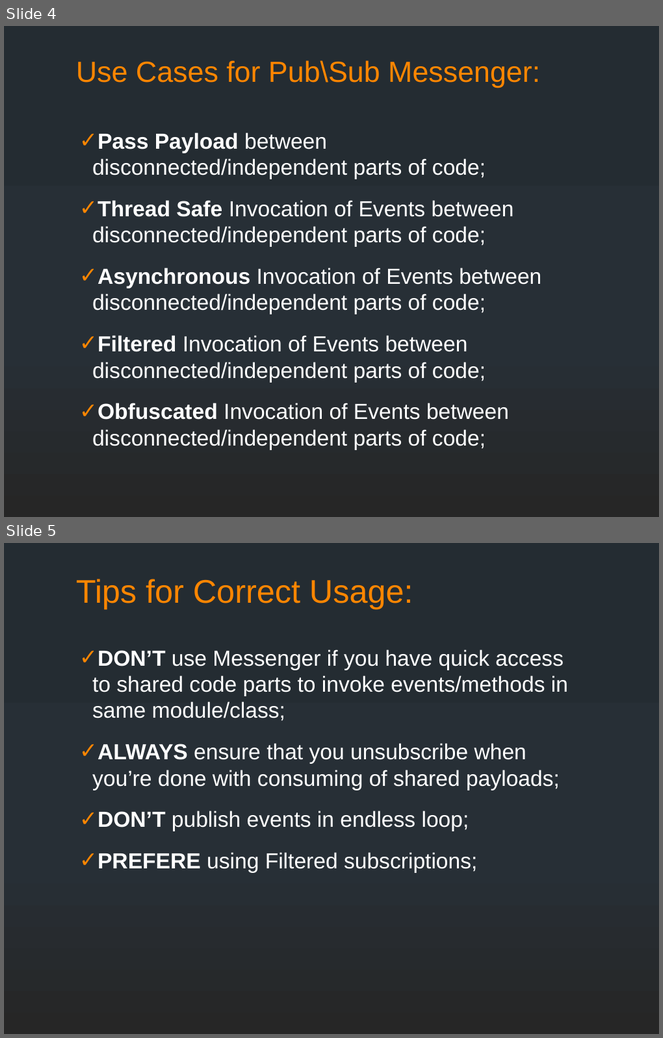
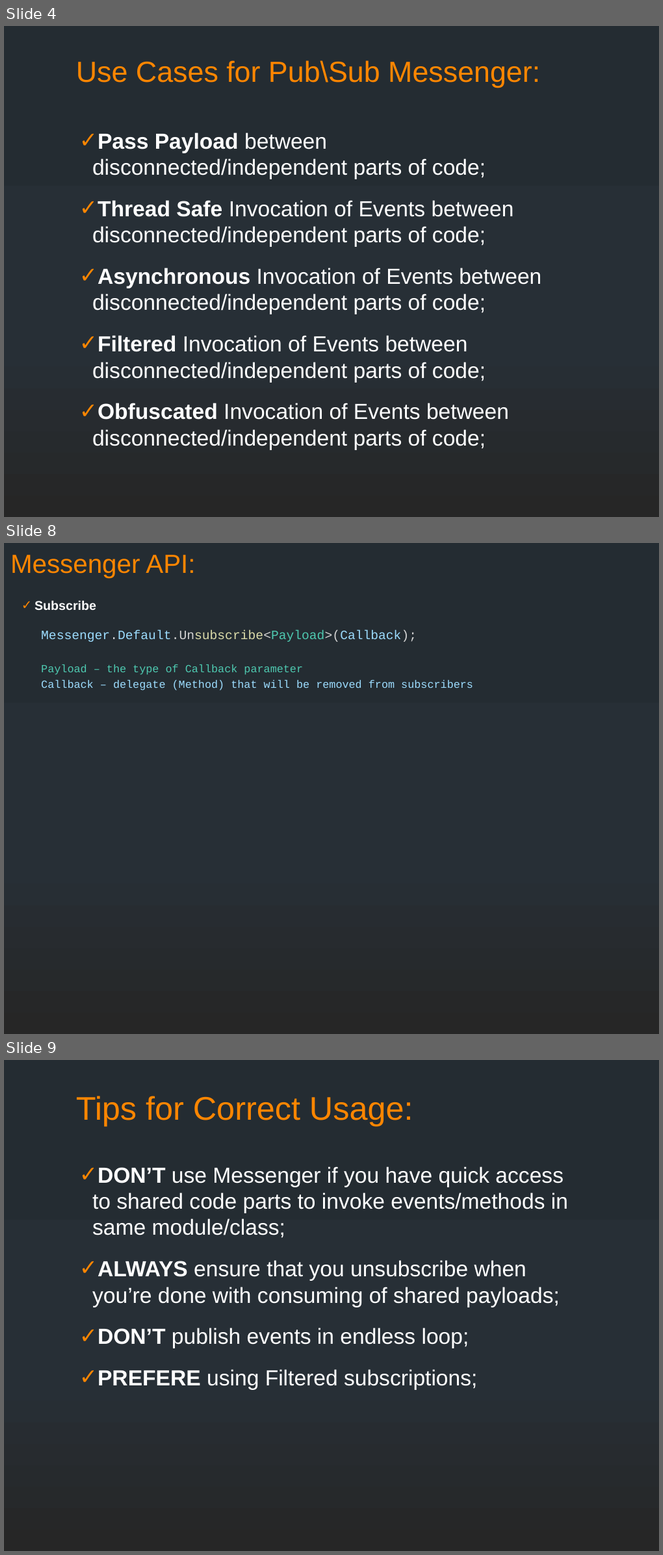
Before and after one commit to supermax/pubsub, a slide deck: docs/PubSub Messenger.pptx. Shown one above the other, each under a label of ours: slides 4 and 5 before the commit, slides 4, 8 and 9 after it; the slides between them are not shown. The pictures are 663x1038 and 663x1555 pixels, drawn with LibreOffice and Linux fonts; fonts in the diff are those of the drawing. Boxes give left, top, right and bottom in pixels: in the first picture for what was removed or moved away, otherwise in the second. Text is boxed around its words. In the diff, an @@ line names an element or a change of style, - is before the commit and + after.

```diff
--- a/docs/PubSub Messenger.pptx
+++ b/docs/PubSub Messenger.pptx
@@ slide 8 added at bbox=[4, 543, 659, 1034], background gradient #242C33 to #273037 to #262626 @@
@@ title added at bbox=[10, 555, 195, 578], 28.8 pt, text #FF8600 @@
+Messenger API:
@@ text added at bbox=[35, 600, 473, 691], 12 pt, text #9CDCFE @@
+✓ Subscribe
+  Messenger.Default.Unsubscribe<Payload>(Callback);
+  Payload – the type of Callback parameter
+  Callback – delegate (Method) that will be removed from subscribers
@@ what was slide 5 is now slide 9 @@
```
Also in this commit, not shown: 1 slide changed, 3 other slides added, 1 slide removed, 2 other files.
